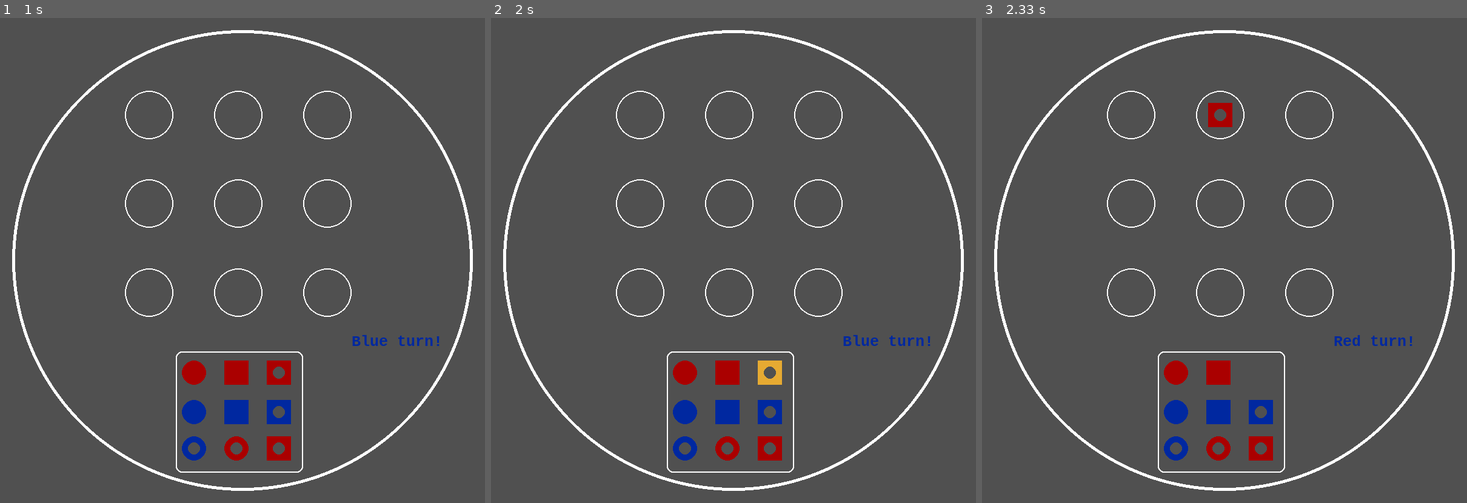
Above: before the commit, frames 1-3 (left to right).
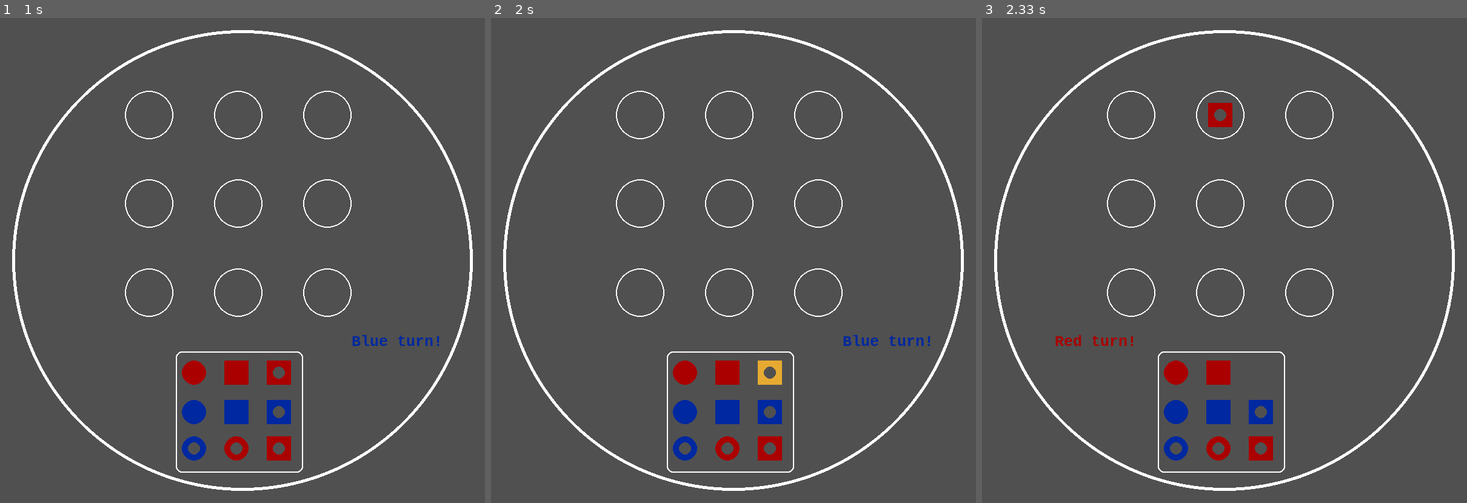
Above: after the commit, the same moments.

Repository: Jakub93-vim/PyGame
Game: pygame game, started from Quarto Game.py
Same seed, same stepped clock (60 frames per second), same inputs: the game is played once before the commit and once after it.
Inputs (mouse positions are in pixels of both pictures, inside the frame that each line leads up to):
- Up to frame 1 (1 s): click (242, 260) at 0.45 s; click (291, 367) at 0.87 s
- Up to frame 2 (2 s): click (743, 95) at 1.87 s
- Up to frame 3 (2.33 s): no input

Frames 1-2 are identical in both runs. In frame 3, 0.3% of the frame differs, in the area x 15-89%, y 65-68%.

Commit message:
Game logic evaluation

Diff:
--- a/Quarto Game.py
+++ b/Quarto Game.py
@@ -167,8 +167,8 @@
 
     if RedTurn:
 
-        label = myfont.render("Red turn!", 1, (blue))
-        win.blit(label, (580, 520))
+        label = myfont.render("Red turn!", 1, (red))
+        win.blit(label, (120, 520))
     pygame.display.update()
 
 
@@ -211,6 +211,9 @@
 
                     print (x.position, positionDict.get('B2'))
 
+        #BlueTurn = True
+        #RedTurn = False
+
 
         posNamesHoriz = ['A1','A2','A3','B1','B2','B3','C1','C2','C3']
         posNamesVerti = ['A1', 'B1', 'C1', 'A2', 'B2', 'C2', 'A3', 'B3', 'C3']
